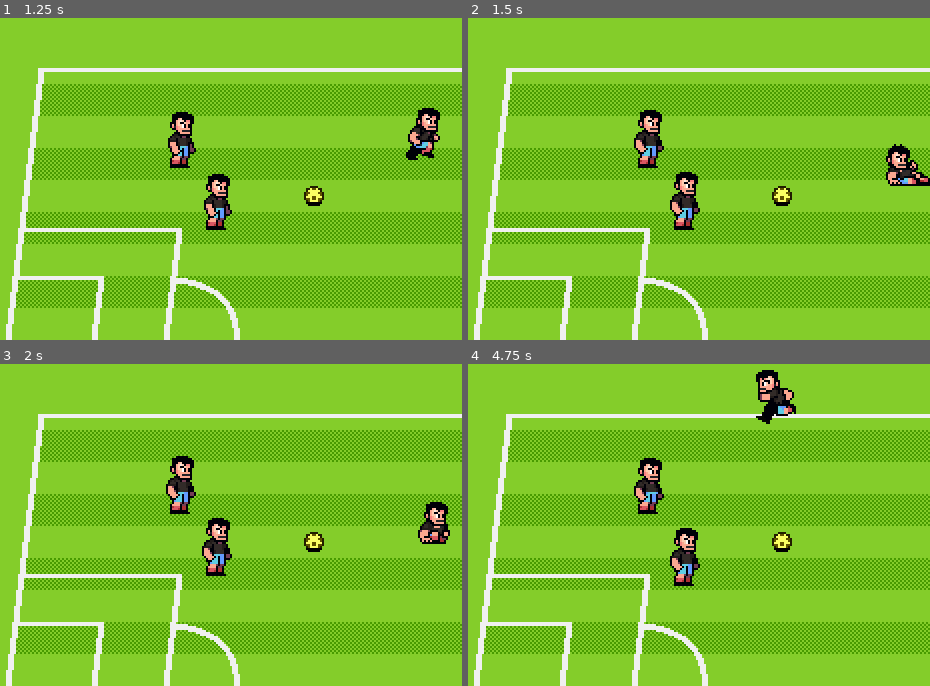
Above: before the commit, frames 1-4 (two rows, left to right).
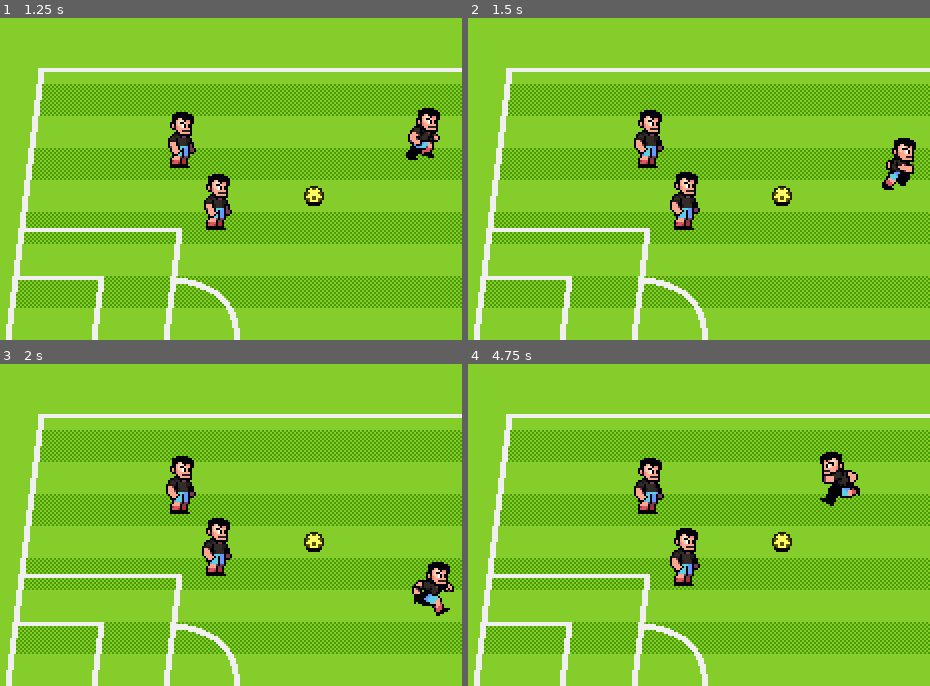
Above: after the commit, the same moments.

Repository: Sai-Santosh09/Soccer-2D
Game: Godot game, scene res://scenes/world.tscn
Two runs of this game, one before a commit and one after it. Both use one fixed random seed, a clock stepped at 60 frames per second and the inputs below.
Inputs:
- Up to frame 1 (1.25 s): tap Enter at 0.5 s; hold Right (p1_right) from 0.53 s (still down); tap [ (p1_pass) at 0.6 s
- Up to frame 2 (1.5 s): release Right (p1_right) at 1.28 s; hold Down (p1_down) from 1.28 s (still down); tap ] (p1_shoot) at 1.35 s
- Up to frame 3 (2 s): keep holding Down (p1_down)
- Up to frame 4 (4.75 s): release Down (p1_down) at 2.03 s; hold Right (p1_right) 2.03-2.78 s; tap one key every 0.75 s from 2.1 s: S (p2_down) A (p2_left) Q (p2_pass) D (p2_right); hold Up (p1_up) 2.78-3.53 s; hold Left (p1_left) from 3.53 s (still down)

Frame 1 is identical in both runs. In frame 2, 0.8% of the frame differs, in the area x 89-100%, y 37-54%; in frame 3, 1.6%; in frame 4, 1.8%, in the area x 62-85%, y 1-45%.

Commit message:
added a prepping animation when the player wants to kick the ball

Diff:
--- a/scenes/characters/Player.tscn
+++ b/scenes/characters/Player.tscn
@@ -34,6 +34,41 @@
 "transitions": PackedFloat32Array(1, 1, 1, 1),
 "update": 1,
 "values": [0, 1, 2, 3]
+}
+
+[sub_resource type="Animation" id="Animation_rpfb3"]
+resource_name = "kick"
+length = 0.15
+step = 0.05
+tracks/0/type = "value"
+tracks/0/imported = false
+tracks/0/enabled = true
+tracks/0/path = NodePath("PlayerSprite:frame")
+tracks/0/interp = 1
+tracks/0/loop_wrap = true
+tracks/0/keys = {
+"times": PackedFloat32Array(0, 0.05, 0.1),
+"transitions": PackedFloat32Array(1, 1, 1),
+"update": 1,
+"values": [49, 50, 51]
+}
+
+[sub_resource type="Animation" id="Animation_miirx"]
+resource_name = "prep_kick"
+length = 0.1
+loop_mode = 1
+step = 0.1
+tracks/0/type = "value"
+tracks/0/imported = false
+tracks/0/enabled = true
+tracks/0/path = NodePath("PlayerSprite:frame")
+tracks/0/interp = 1
+tracks/0/loop_wrap = true
+tracks/0/keys = {
+"times": PackedFloat32Array(0),
+"transitions": PackedFloat32Array(1),
+"update": 1,
+"values": [48]
 }
 
 [sub_resource type="Animation" id="Animation_gj1sn"]
@@ -94,6 +129,8 @@
 _data = {
 &"RESET": SubResource("Animation_gin2a"),
 &"idle": SubResource("Animation_7n8ao"),
+&"kick": SubResource("Animation_rpfb3"),
+&"prep_kick": SubResource("Animation_miirx"),
 &"recover": SubResource("Animation_gj1sn"),
 &"run": SubResource("Animation_pq8s5"),
 &"tackle": SubResource("Animation_7wym0")
@@ -106,6 +143,7 @@
 [node name="Player" type="CharacterBody2D" unique_id=49003736]
 collision_layer = 2
 script = ExtResource("1_gin2a")
+power = 70.0
 
 [node name="PlayerSprite" type="Sprite2D" parent="." unique_id=435058908]
 texture = ExtResource("1_pq8s5")
--- a/scenes/characters/scripts/player.gd
+++ b/scenes/characters/scripts/player.gd
@@ -3,9 +3,11 @@
 const DURATION_TACKLE := 200
 
 enum ControlScheme {CPU, P1, P2}
-enum State {MOVING, TACKLING, RECOVERING}
+enum State {MOVING, TACKLING, RECOVERING, PREPPING_SHOT, SHOOTING}
 
+@export var ball : Ball
 @export var control_scheme : ControlScheme
+@export var power : float
 @export var speed : float = 80.0
 
 @onready var animation_player: AnimationPlayer = $AnimationPlayer
@@ -57,3 +59,7 @@
 		player_sprite.flip_h = false
 	elif Left_or_Right == Vector2.LEFT:
 		player_sprite.flip_h = true
+
+
+func has_ball() -> bool:
+	return ball.carrier == self
--- a/scenes/characters/scripts/player_state_factory.gd
+++ b/scenes/characters/scripts/player_state_factory.gd
@@ -7,6 +7,8 @@
 		Player.State.MOVING : PlayerStateMoving,
 		Player.State.TACKLING : PlayerStateTackling,
 		Player.State.RECOVERING : PlayerStateRecovering,
+		Player.State.PREPPING_SHOT : PlayerStatePreppingShot,
+		Player.State.SHOOTING : PlayerStateShooting,
 	}
 
 
--- a/scenes/states/player_state_moving.gd
+++ b/scenes/states/player_state_moving.gd
@@ -14,5 +14,8 @@
 	var direction := KeyUtil.get_input_vector(player.control_scheme)
 	player.velocity = direction * player.speed
 
-	if player.velocity != Vector2.ZERO and KeyUtil.is_action_just_pressed(player.control_scheme, KeyUtil.Action.SHOOT):
-		state_transition_requested.emit( Player.State.TACKLING )
+	if player.has_ball() and KeyUtil.is_action_just_pressed(player.control_scheme, KeyUtil.Action.SHOOT):
+		state_transition_requested.emit(Player.State.PREPPING_SHOT)
+
+	#if player.velocity != Vector2.ZERO and KeyUtil.is_action_just_pressed(player.control_scheme, KeyUtil.Action.SHOOT):
+		#state_transition_requested.emit( Player.State.TACKLING )
--- /dev/null
+++ b/scenes/states/player_state_prepping_shot.gd
@@ -0,0 +1,22 @@
+class_name PlayerStatePreppingShot extends PlayerState
+
+const DURATION_MAX_BONUS := 1000.0
+const EASE_REWARD_FACTOR := 2.0
+
+var shot_direction : Vector2
+var time_start_shot := Time.get_ticks_msec()
+
+func _enter_tree() -> void:
+	animation_player.play("prep_kick")
+	player.velocity = Vector2.ZERO
+	time_start_shot = Time.get_ticks_msec()
+
+func _process(delta: float) -> void:
+	shot_direction += KeyUtil.get_input_vector(player.control_scheme) * delta
+	if KeyUtil.is_action_just_released(player.control_scheme, KeyUtil.Action.SHOOT):
+		var duration_press := clampf(Time.get_ticks_msec() - time_start_shot, 0.0, DURATION_MAX_BONUS)
+		var ease_time := duration_press / DURATION_MAX_BONUS
+		var bonus := ease(ease_time, EASE_REWARD_FACTOR)
+		var shot_power := player.power * (1 + bonus)
+		shot_direction = shot_direction.normalized()
+		print(shot_power, shot_direction)
--- /dev/null
+++ b/scenes/states/player_state_shooting.gd
@@ -0,0 +1 @@
+class_name PlayerStateShooting extends PlayerState
--- a/scenes/world.tscn
+++ b/scenes/world.tscn
@@ -28,15 +28,18 @@
 [node name="Container" type="Node2D" parent="." unique_id=527800703]
 y_sort_enabled = true
 
-[node name="Player" parent="Container" unique_id=49003736 instance=ExtResource("4_k0juu")]
+[node name="Player" parent="Container" unique_id=49003736 node_paths=PackedStringArray("ball") instance=ExtResource("4_k0juu")]
 position = Vector2(140, 94)
+ball = NodePath("../Ball")
 
-[node name="Player2" parent="Container" unique_id=855956694 instance=ExtResource("4_k0juu")]
+[node name="Player2" parent="Container" unique_id=855956694 node_paths=PackedStringArray("ball") instance=ExtResource("4_k0juu")]
 position = Vector2(207, 90)
+ball = NodePath("../Ball")
 control_scheme = 1
 
-[node name="Player3" parent="Container" unique_id=1134371771 instance=ExtResource("4_k0juu")]
+[node name="Player3" parent="Container" unique_id=1134371771 node_paths=PackedStringArray("ball") instance=ExtResource("4_k0juu")]
 position = Vector2(158, 125)
+ball = NodePath("../Ball")
 control_scheme = 2
 
 [node name="Ball" parent="Container" unique_id=1031099531 instance=ExtResource("5_71j4m")]
Not shown, added: scenes/states/player_state_prepping_shot.gd.uid
Not shown, added: scenes/states/player_state_shooting.gd.uid
